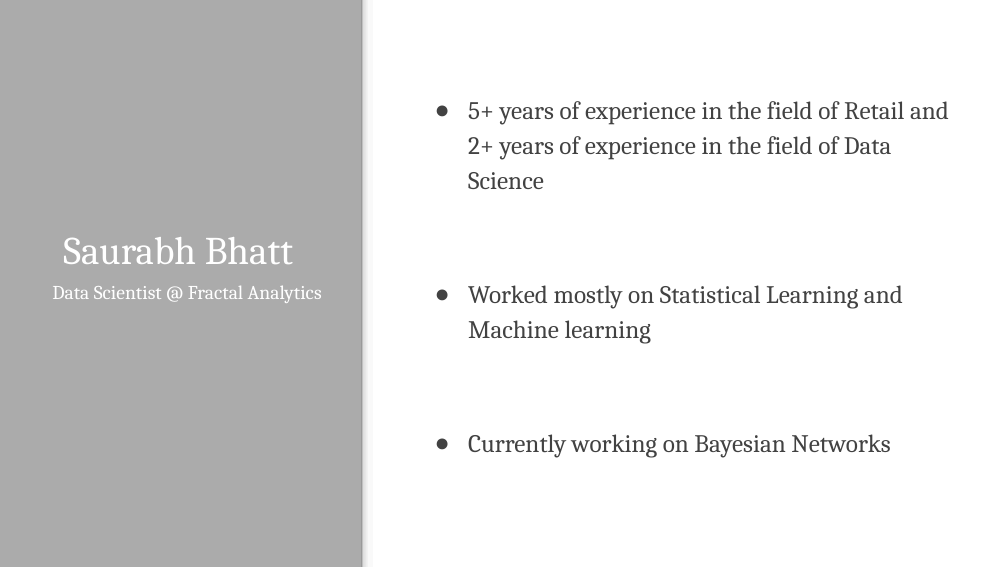
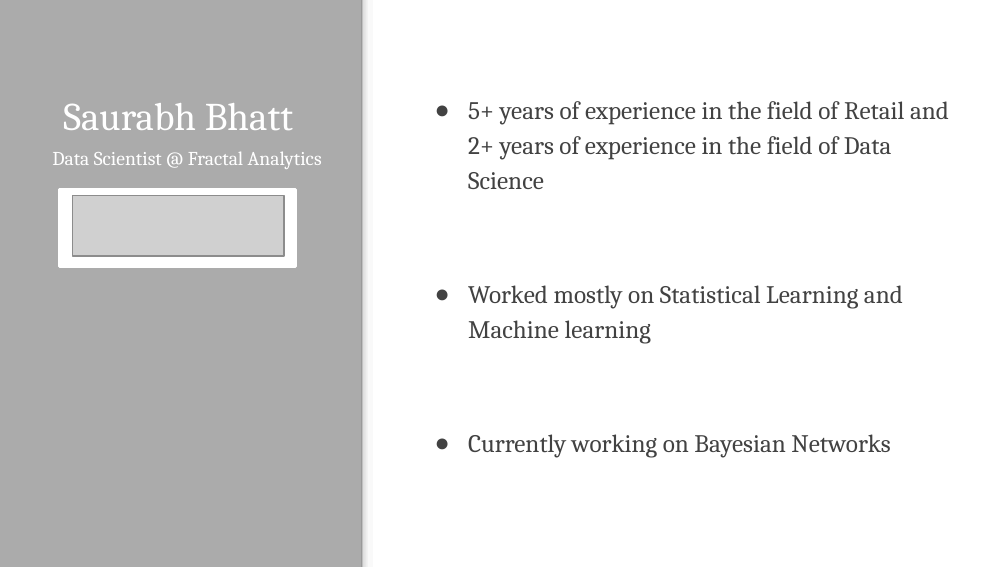
Before and after one commit to saurabhbhatt/DataGiri, a slide deck: slide 2 of Hands-on Machine Learning with Python - Datagiri.pptx. Drawn at 1008x567 pixels with LibreOffice and Linux fonts; fonts in the diff are those of the drawing; grey boxes stand for pictures; background and template pictures are left out. Boxes give left, top, right and bottom in pixels: in the first picture for what was removed or moved away, otherwise in the second. Text is boxed around its words. In the diff, an @@ line names an element or a change of style, - is before the commit and + after.

```diff
--- a/Hands-on Machine Learning with Python - Datagiri.pptx
+++ b/Hands-on Machine Learning with Python - Datagiri.pptx
@@ title "Saurabh Bhatt": place and size @@
-title "Saurabh Bhatt" at [63,237,293,264]
+title "Saurabh Bhatt" at [63,103,293,130]
@@ text "Data Scientist @ Fractal Analytics": place and size @@
-text "Data Scientist @ Fractal Analytics" at [52,285,322,303]
+text "Data Scientist @ Fractal Analytics" at [52,151,322,169]
@@ rectangle added at [59,190,295,267], fill #FFFFFF, outline #FFFFFF 2 pt @@
@@ picture added at [73,196,284,256] @@
```
Also in this commit, not shown: 20 other slides changed, 3 slides added, 1 slide removed, 6 other files.
